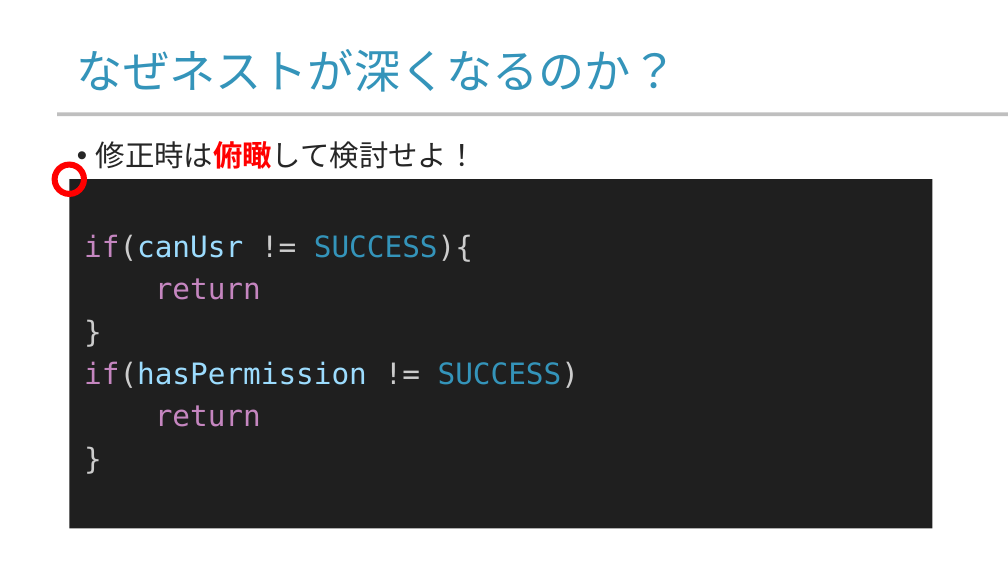
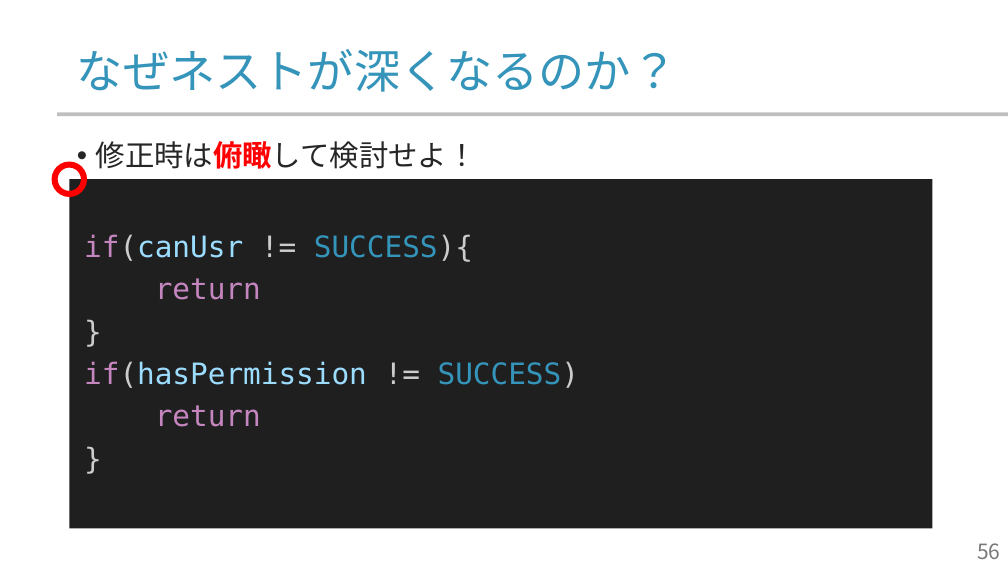
Before and after one commit to yamada-ai/java-prac, a slide deck: slide 56 of 07_ccontrol_flow_1.pptx (slide 52 before the commit). Drawn at 1008x567 pixels with LibreOffice and Linux fonts; fonts in the diff are those of the drawing; background and template pictures are left out. Boxes give left, top, right and bottom in pixels: in the first picture for what was removed or moved away, otherwise in the second. Text is boxed around its words. In the diff, an @@ line names an element or a change of style, - is before the commit and + after.

```diff
--- a/07_ccontrol_flow_1.pptx
+++ b/07_ccontrol_flow_1.pptx
@@ page number added at [977, 543, 1000, 559], 20 pt, text #797979 @@
+56
```
Also in this commit, not shown: 59 other slides changed, 5 slides added, 1 slide removed.
